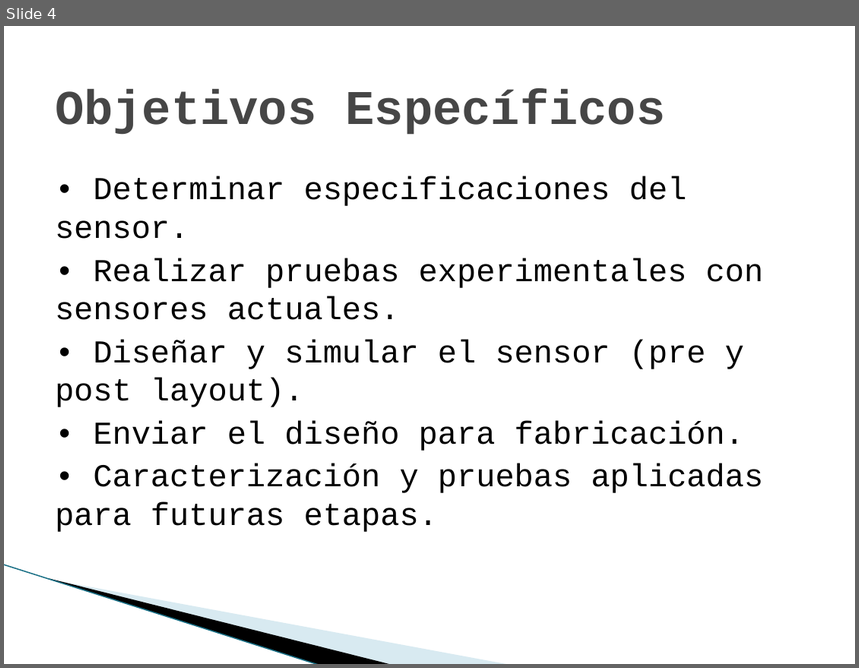
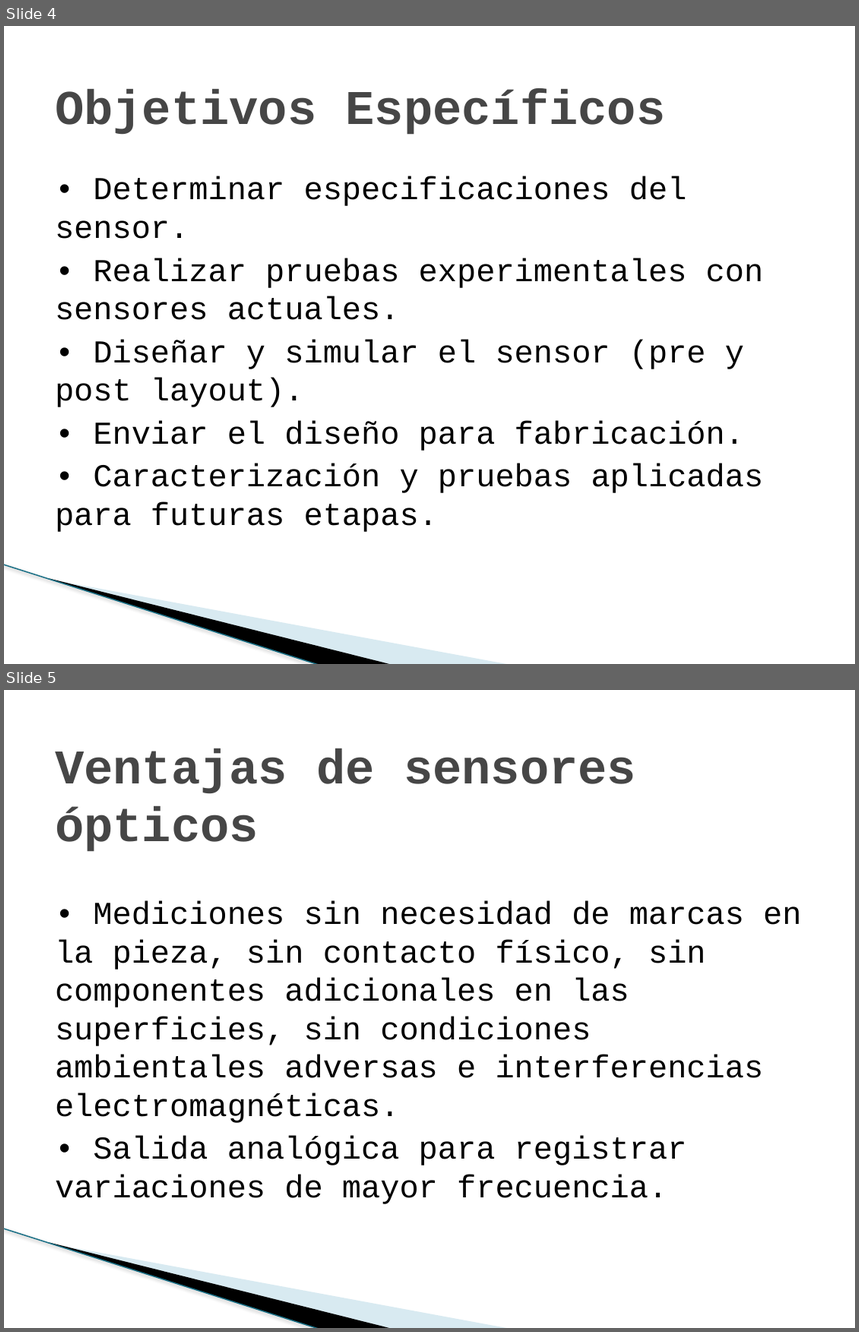
Before and after one commit to marianomorel/maestria-repo, a slide deck: sensores_cmos_presentacion.pptx. Shown one above the other, each under a label of ours: slide 4 before the commit, slides 4 and 5 after it. The pictures are 859x668 and 859x1332 pixels, drawn with LibreOffice and Linux fonts; fonts in the diff are those of the drawing; background and template pictures are left out. Boxes give left, top, right and bottom in pixels: in the first picture for what was removed or moved away, otherwise in the second. Text is boxed around its words. In the diff, an @@ line names an element or a change of style, - is before the commit and + after.

```diff
--- a/sensores_cmos_presentacion.pptx
+++ b/sensores_cmos_presentacion.pptx
@@ slide 5 added at <box>4,690,855,1328</box>, background #FFFFFF; not listed: 3 template elements that a slide beside it also shows @@
@@ title added at <box>55,749,636,852</box>, 41 pt, text #464646, bold @@
+Ventajas de sensores ópticos
@@ text added at <box>55,901,801,1205</box>, 27 pt, text #000000 @@
+• Mediciones sin necesidad de marcas en la pieza, sin contacto físico, sin componentes adicionales en las superficies, sin condiciones ambientales adversas e interferencias electromagnéticas.
+• Salida analógica para registrar variaciones de mayor frecuencia.
@@ slide 4 changed as well @@
@@ line (4, 565) - (320, 664): stroke #97C5D8 0.95 pt to #196F85 0.95 pt @@
```
Also in this commit, not shown: 11 other slides changed, 1 other file.
